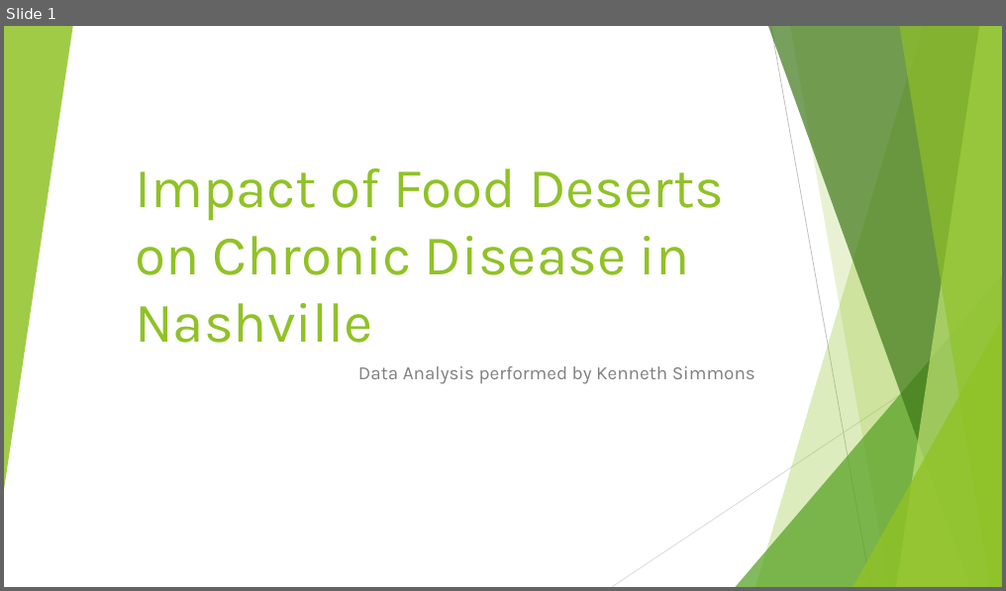
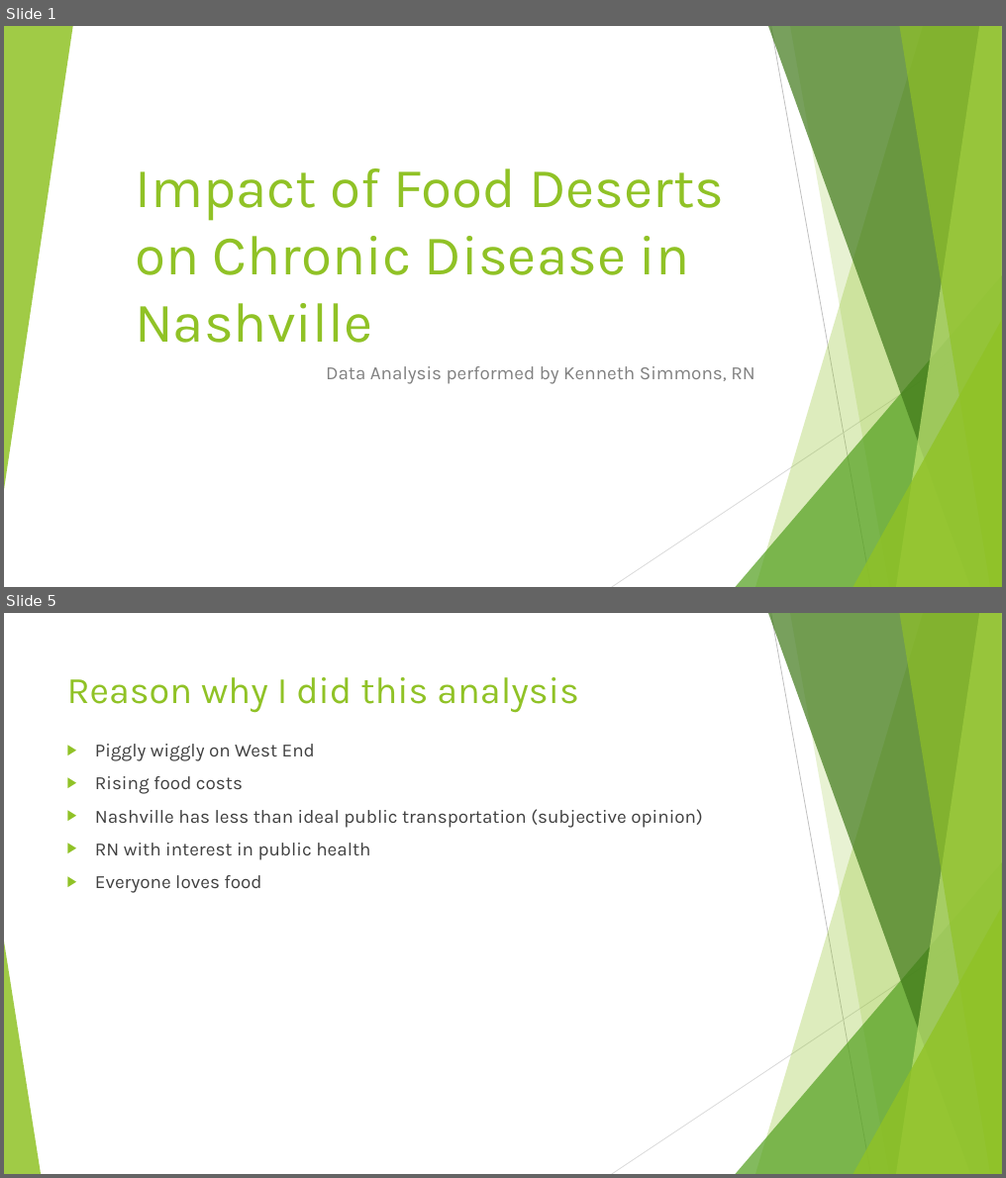
Before and after one commit to latestnight/capstone, a slide deck: food_desert_pp.pptx. Shown one above the other, each under a label of ours: slide 1 before the commit, slides 1 and 5 after it; the slides between them are not shown. The pictures are 1006x591 and 1006x1178 pixels, drawn with LibreOffice and Linux fonts; fonts in the diff are those of the drawing. Boxes give left, top, right and bottom in pixels: in the first picture for what was removed or moved away, otherwise in the second. Text is boxed around its words. In the diff, an @@ line names an element or a change of style, - is before the commit and + after.

```diff
--- a/food_desert_pp.pptx
+++ b/food_desert_pp.pptx
@@ slide 5 added at (x1=4, y1=613, x2=1002, y2=1174), background #FFFFFF; not listed: 9 template elements that a slide beside it also shows @@
@@ title added at (x1=67, y1=677, x2=578, y2=713), 36 pt, text #90C226 @@
+Reason why I did this analysis
@@ text added at (x1=95, y1=744, x2=702, y2=893), 18 pt, text #404040 @@
+▶ Piggly wiggly on West End
+▶ Rising food costs
+▶ Nashville has less than ideal public transportation (subjective opinion)
+▶ RN with interest in public health
+▶ Everyone loves food
@@ triangle added at (x1=4, y1=942, x2=41, y2=1174), fill #90C226 at 85% opacity @@
@@ slide 1 changed as well @@
@@ subtitle at (x1=326, y1=367, x2=754, y2=384): text changed @@
-Data Analysis performed by Kenneth Simmons
+Data Analysis performed by Kenneth Simmons, RN
```
Also in this commit, not shown: 2 other slides changed, 13 other slides added, 18 other files.
